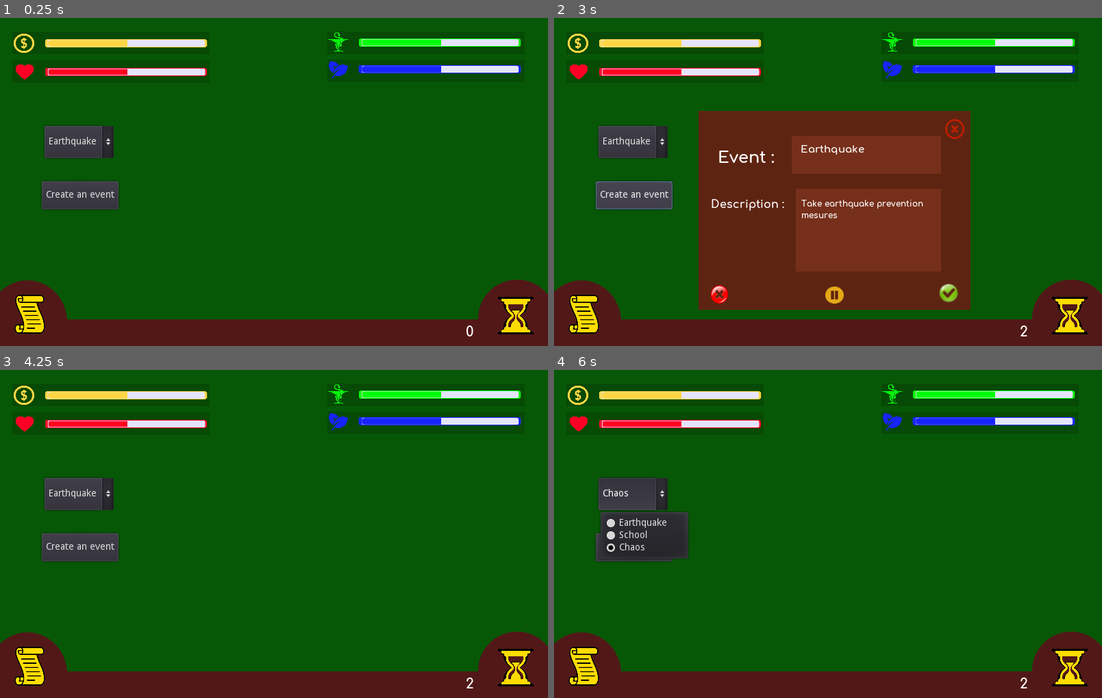
Above: before the commit, frames 1-4 (two rows, left to right).
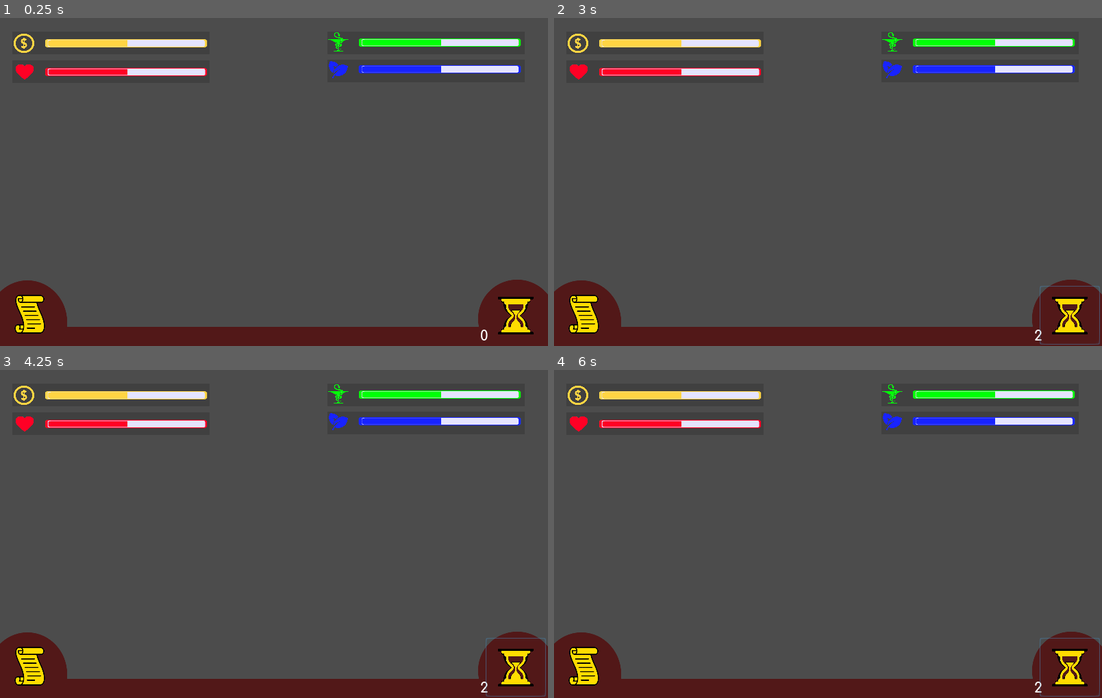
Above: after the commit, the same moments.

Repository: Speedphoenix/Mayor-of-Kanaka
Game: Godot game, scene res://scenes/MainScene.tscn
The game is run twice, just before and just after one commit, with the same random seed, the same clock (stepped at 60 frames per second) and the same inputs.
Inputs (mouse positions are in pixels of both pictures, inside the frame that each line leads up to):
- Up to frame 1 (0.25 s): no input
- Up to frame 2 (3 s): click (581, 313) at 0.5 s; click (1069, 316) at 1.25 s; click (1069, 316) at 2 s; click (636, 195) at 2.75 s, where only the run before the commit has a clickable "Create an event"
- Up to frame 3 (4.25 s): click (394, 645) at 3.52 s
- Up to frame 4 (6 s): click (630, 494) at 4.25 s, where only the run before the commit has a clickable "Earthquake"; click (636, 547) at 5 s, where only the run before the commit has a clickable "Create an event"; click (630, 494) at 5.75 s, where only the run before the commit has a clickable "Chaos"

The runs differ from the first frame. In frame 1, 86% of the frame differs, in the area x 0-100%, y 0-99%; in frame 2, 86%; in frame 3, 86%; in frame 4, 87%, in the area x 0-100%, y 0-100%.

Commit message:
improve events system

Diff:
--- a/scenes/EventsUI.tscn
+++ b/scenes/EventsUI.tscn
@@ -26,25 +26,29 @@
 script = ExtResource( 2 )
 
 [node name="SingleEventController" type="Control" parent="."]
+margin_left = 29.2601
+margin_top = 2.83162
+margin_right = 29.2601
+margin_bottom = 2.83162
 __meta__ = {
 "_edit_use_anchors_": false
 }
 
 [node name="Background" type="ColorRect" parent="SingleEventController"]
-margin_left = 211.0
-margin_top = 136.0
-margin_right = 608.0
-margin_bottom = 427.0
+margin_left = 248.683
+margin_top = 116.088
+margin_right = 645.683
+margin_bottom = 407.088
 color = Color( 0.372549, 0.145098, 0.0745098, 1 )
 __meta__ = {
 "_edit_use_anchors_": false
 }
 
 [node name="TitleController" type="Control" parent="SingleEventController"]
-margin_left = 19.0703
-margin_top = 14.8325
-margin_right = 19.0703
-margin_bottom = 14.8325
+margin_left = 56.7529
+margin_top = -4.44941
+margin_right = 56.7529
+margin_bottom = -4.44941
 __meta__ = {
 "_edit_use_anchors_": false
 }
@@ -91,10 +95,10 @@
 }
 
 [node name="DescriptionController" type="Control" parent="SingleEventController"]
-margin_left = 19.0703
-margin_top = 14.8325
-margin_right = 19.0703
-margin_bottom = 14.8325
+margin_left = 56.7529
+margin_top = -4.44941
+margin_right = 56.7529
+margin_bottom = -4.44941
 __meta__ = {
 "_edit_use_anchors_": false
 }
@@ -140,10 +144,10 @@
 }
 
 [node name="AcceptButton" type="TextureButton" parent="SingleEventController"]
-margin_left = 562.07
-margin_top = 388.832
-margin_right = 590.07
-margin_bottom = 415.832
+margin_left = 599.753
+margin_top = 369.55
+margin_right = 627.753
+margin_bottom = 396.55
 texture_normal = ExtResource( 4 )
 expand = true
 __meta__ = {
@@ -151,10 +155,10 @@
 }
 
 [node name="RefuseButton" type="TextureButton" parent="SingleEventController"]
-margin_left = 228.07
-margin_top = 390.832
-margin_right = 255.07
-margin_bottom = 417.832
+margin_left = 265.753
+margin_top = 371.55
+margin_right = 292.753
+margin_bottom = 398.55
 texture_normal = ExtResource( 3 )
 expand = true
 __meta__ = {
@@ -162,10 +166,10 @@
 }
 
 [node name="HoldButton" type="TextureButton" parent="SingleEventController"]
-margin_left = 396.07
-margin_top = 392.832
-margin_right = 423.07
-margin_bottom = 417.832
+margin_left = 433.753
+margin_top = 373.55
+margin_right = 460.753
+margin_bottom = 398.55
 texture_normal = ExtResource( 5 )
 expand = true
 __meta__ = {
@@ -173,10 +177,10 @@
 }
 
 [node name="CloseButton" type="TextureButton" parent="SingleEventController"]
-margin_left = 570.655
-margin_top = 147.564
-margin_right = 598.655
-margin_bottom = 176.564
+margin_left = 608.338
+margin_top = 128.282
+margin_right = 636.338
+margin_bottom = 157.282
 texture_normal = ExtResource( 6 )
 expand = true
 __meta__ = {
--- a/scenes/MainScene.tscn
+++ b/scenes/MainScene.tscn
@@ -1,15 +1,20 @@
-[gd_scene load_steps=6 format=2]
+[gd_scene load_steps=7 format=2]
 
 [ext_resource path="res://scripts/EventController.gd" type="Script" id=1]
 [ext_resource path="res://scripts/MainScript.gd" type="Script" id=2]
 [ext_resource path="res://scenes/EventsUI.tscn" type="PackedScene" id=3]
 [ext_resource path="res://scenes/BarsUI.tscn" type="PackedScene" id=4]
 [ext_resource path="res://scenes/UnderUI.tscn" type="PackedScene" id=5]
+[ext_resource path="res://scenes/CityMap.tscn" type="PackedScene" id=6]
 
 [node name="Game" type="Node2D"]
 script = ExtResource( 2 )
 
+[node name="CityMap" parent="." instance=ExtResource( 6 )]
+visible = false
+
 [node name="Background" type="ColorRect" parent="."]
+visible = false
 margin_left = -667.528
 margin_top = -651.964
 margin_right = 1622.47
@@ -77,4 +82,6 @@
 [connection signal="close" from="EventsController/EventsUIController/EventsUI" to="EventsController" method="_on_EventsUI_close"]
 [connection signal="onHold" from="EventsController/EventsUIController/EventsUI" to="BarsController/BarsUI" method="_on_event_onHold"]
 [connection signal="refused" from="EventsController/EventsUIController/EventsUI" to="BarsController/BarsUI" method="_on_event_refused"]
+[connection signal="eventToDisplay" from="UnderUIController/UnderUI" to="EventsController" method="_on_eventToDisplay"]
 [connection signal="nextTurn" from="UnderUIController/UnderUI" to="BarsController/BarsUI" method="_on_nextTurn"]
+[connection signal="nextTurn" from="UnderUIController/UnderUI" to="EventsController" method="_on_nextTurn"]
--- a/scenes/UnderUI.tscn
+++ b/scenes/UnderUI.tscn
@@ -13,24 +13,12 @@
 [node name="UnderUI" type="CanvasLayer"]
 script = ExtResource( 3 )
 
-[node name="Background" type="ColorRect" parent="."]
-margin_left = -17.0
-margin_top = 441.0
-margin_right = 808.0
-margin_bottom = 510.0
+[node name="UnderBar" type="ColorRect" parent="."]
+margin_left = -14.7551
+margin_top = 452.225
+margin_right = 810.245
+margin_bottom = 521.225
 color = Color( 0.32549, 0.0980392, 0.0980392, 1 )
-__meta__ = {
-"_edit_use_anchors_": false
-}
-
-[node name="CurrentTurnLabel" type="Label" parent="."]
-margin_left = 650.0
-margin_top = 448.0
-margin_right = 692.0
-margin_bottom = 471.0
-custom_fonts/font = SubResource( 1 )
-text = "0"
-align = 2
 __meta__ = {
 "_edit_use_anchors_": false
 }
@@ -47,6 +35,18 @@
 margin_bottom = 498.0
 texture = ExtResource( 2 )
 expand = true
+__meta__ = {
+"_edit_use_anchors_": false
+}
+
+[node name="CurrentTurnLabel" type="Label" parent="NextTurnController"]
+margin_left = 671.449
+margin_top = 453.98
+margin_right = 713.449
+margin_bottom = 476.98
+custom_fonts/font = SubResource( 1 )
+text = "0"
+align = 2
 __meta__ = {
 "_edit_use_anchors_": false
 }
@@ -68,6 +68,31 @@
 "_edit_use_anchors_": false
 }
 
+[node name="DetailsMenuController" type="Control" parent="EventDetailsController"]
+visible = false
+__meta__ = {
+"_edit_use_anchors_": false
+}
+
+[node name="Background" type="ColorRect" parent="EventDetailsController/DetailsMenuController"]
+margin_top = 97.0
+margin_right = 249.0
+margin_bottom = 451.0
+color = Color( 0.32549, 0.0980392, 0.0980392, 1 )
+__meta__ = {
+"_edit_use_anchors_": false
+}
+
+[node name="BackgroundBorder" type="ColorRect" parent="EventDetailsController/DetailsMenuController"]
+margin_left = 9.0
+margin_top = 107.0
+margin_right = 240.0
+margin_bottom = 451.0
+color = Color( 0.439216, 0.133333, 0.133333, 1 )
+__meta__ = {
+"_edit_use_anchors_": false
+}
+
 [node name="CircleBackground2" type="TextureRect" parent="EventDetailsController"]
 margin_left = -19.0
 margin_top = 383.0
@@ -84,6 +109,7 @@
 margin_top = 389.595
 margin_right = 85.8811
 margin_bottom = 478.595
+toggle_mode = true
 icon = ExtResource( 5 )
 flat = true
 expand_icon = true
@@ -91,3 +117,4 @@
 "_edit_use_anchors_": false
 }
 [connection signal="pressed" from="NextTurnController/NextTurnButton" to="." method="_on_NextTurnButton_pressed"]
+[connection signal="toggled" from="EventDetailsController/EventDetailsButton" to="." method="_on_EventDetailsButton_toggled"]
--- a/scripts/BarsUI.gd
+++ b/scripts/BarsUI.gd
@@ -57,7 +57,7 @@
 				bars.NATURE += effect["value"]
 
 
-func _on_event_onHold(event):
+func _on_event_onHold(_event):
 	pass # Replace with function body.
 
 
--- a/scripts/EventController.gd
+++ b/scripts/EventController.gd
@@ -4,10 +4,12 @@
 
 export (PackedScene) var EventsUI
 var devmode
+var events
 
 func _ready():
 	var Global = get_node("/root/Global")
 	devmode = Global.devmode
+	events = Global.events
 	$EventsUIController/EventsUI.get_child(0).hide()
 	initSelector()
 	if(devmode == true):
@@ -16,6 +18,21 @@
 
 func _process(_delta):
 	pass
+
+func getRandomEvent(allEvents):
+	randomize()
+	var eventsIDlist = []
+	for eventKey in allEvents:
+		if(allEvents[eventKey]["id"] != 0):
+			eventsIDlist.append(allEvents[eventKey]["id"])
+
+	eventsIDlist.shuffle()
+	var randomID = eventsIDlist[0]
+
+	for eventKey in allEvents:
+		if (allEvents[eventKey]["id"] == randomID):
+			var event = allEvents[eventKey]
+			return event
 
 func initSelector():
 	$EventIDSelector.add_item("Earthquake", 1)
@@ -30,3 +47,16 @@
 
 func _on_EventsUI_close():
 	$EventsUIController/EventsUI.get_child(0).hide()
+
+func _on_nextTurn():
+	var Global = get_node("/root/Global")
+	var eventsList = Global.eventsList
+
+	var randomEvent = getRandomEvent(events)
+	eventsList.append(randomEvent)
+
+
+func _on_eventToDisplay(eventID):
+	#print("Need to display event ID: ", eventID)
+	emit_signal("eventChanged", eventID)
+	$EventsUIController/EventsUI.get_child(0).show()
--- a/scripts/EventsUI.gd
+++ b/scripts/EventsUI.gd
@@ -11,20 +11,21 @@
 var currentEvent
 onready var events
 
+
 func _ready():
 	previousEventID = -1
 	var Global = get_node("/root/Global")
 	events = Global.events
 
 func _process(_delta):
-	currentEvent = getCurrentEvent(events, currentEventID)
+	currentEvent = getEvent(events, currentEventID)
 	# Refresh only if there is a new event to print
 	if (currentEventID != previousEventID):
 		printEventData()
 
 	previousEventID = currentEventID
 
-func getCurrentEvent(allEvents, eventID):
+func getEvent(allEvents, eventID):
 	for eventKey in allEvents:
 		if (allEvents[eventKey]["id"] == eventID):
 			var event = allEvents[eventKey]
--- a/scripts/Global.gd
+++ b/scripts/Global.gd
@@ -1,6 +1,10 @@
 extends Node
 
 var events
+
+# List of events for the current turn
+var eventsList
+
 var devmode
 
 var currentTurn
@@ -10,8 +14,9 @@
 func _ready():
 	events = getEventsData()
 	# disable if you do not want to display dev tools
-	devmode = true
+	devmode = false
 	currentTurn = 0
+	eventsList = []
 	Bars.ECONOMY = 50
 	Bars.HEALTH = 50
 	Bars.SATISFACTION = 50
--- a/scripts/UnderUI.gd
+++ b/scripts/UnderUI.gd
@@ -1,19 +1,67 @@
 extends CanvasLayer
 
 signal nextTurn
+signal eventToDisplay(eventID)
 
 onready var currentTurn
+onready var eventsList
 
 # Called when the node enters the scene tree for the first time.
 func _ready():
 	var Global = get_node("/root/Global")
 	currentTurn = Global.currentTurn
-	$CurrentTurnLabel.text =  String(currentTurn)
+	$NextTurnController/CurrentTurnLabel.text =  String(currentTurn)
 
 func _on_NextTurnButton_pressed():
-	var currentTurn = int($CurrentTurnLabel.text)
-	var newCurrentTurn = currentTurn + 1
-	$CurrentTurnLabel.text =  String(newCurrentTurn)
+	var currentTurnText = int($NextTurnController/CurrentTurnLabel.text)
+	var newCurrentTurn = currentTurnText + 1
+	$NextTurnController/CurrentTurnLabel.text =  String(newCurrentTurn)
+	$EventDetailsController/DetailsMenuController.hide()
 	var Global = get_node("/root/Global")
 	Global.currentTurn += 1
 	emit_signal("nextTurn")
+
+
+func _on_EventDetailsButton_toggled(button_pressed):
+	if(button_pressed):
+		var Global = get_node("/root/Global")
+		eventsList = Global.eventsList
+		var eventCounter = 0
+		for event in eventsList:
+			eventCounter += 1
+			var eventTitle = event["title"]
+			var eventID = event["id"]
+			var detailMenuController = $EventDetailsController/DetailsMenuController
+
+			var controller = Control.new()
+			controller.name = "Controller" + String(eventCounter)
+			controller.margin_left = 40
+			controller.margin_top = 100 + (eventCounter * 45)
+
+			var background = ColorRect.new()
+			background.name = "background" + String(eventCounter)
+			background.margin_right = 175
+			background.margin_bottom = 35
+			background.color = Color("531919")
+
+			var button = Button.new()
+			background.name = "button" + String(eventCounter)
+			button.flat = true
+			button.text = eventTitle
+			button.margin_right = 175
+			button.margin_bottom = 35
+
+			button.connect("pressed", self, "_on_eventButton_pressed", [eventID])
+
+			controller.add_child(background)
+			controller.add_child(button)
+			detailMenuController.add_child(controller)
+
+		$EventDetailsController/DetailsMenuController.show()
+	else:
+		$EventDetailsController/DetailsMenuController.hide()
+
+
+func _on_eventButton_pressed(eventID):
+	#print("Event ID to be printed : ", eventID)
+	emit_signal("eventToDisplay", eventID)
Not shown, changed: assets/bars/economy.png.import
